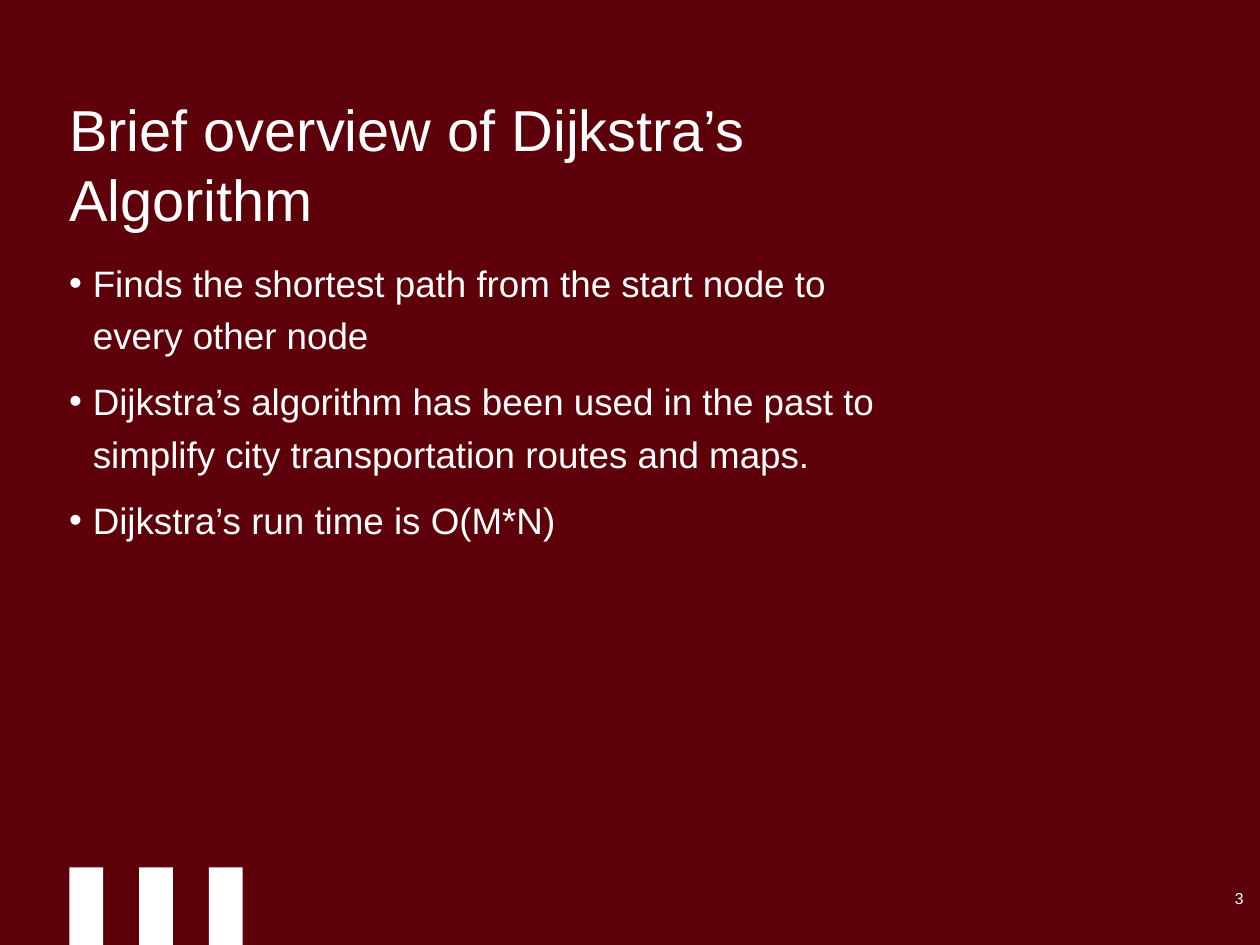
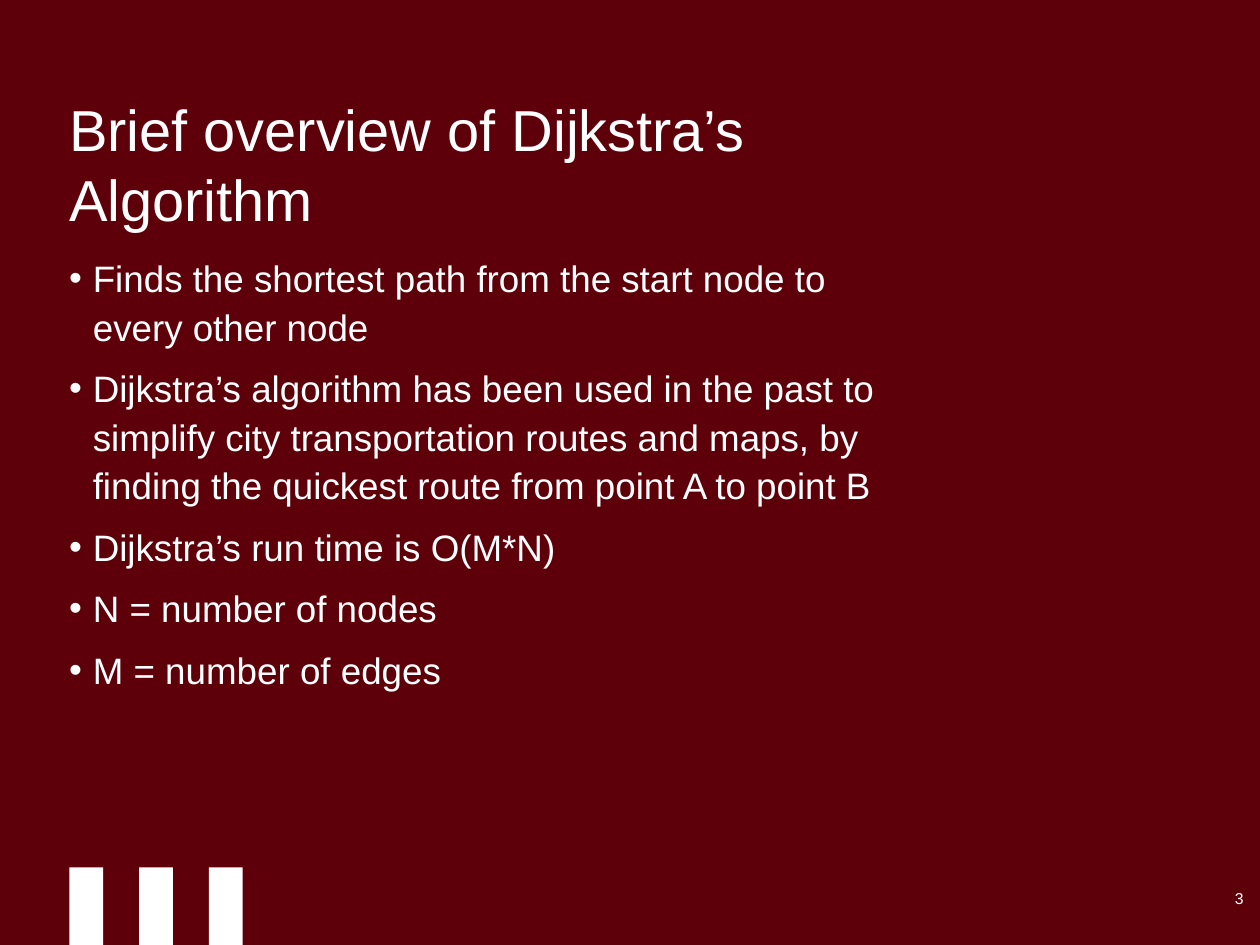
Before and after one commit to MarkRMahan/CSC-338-Group-Project, a slide deck: slide 3 of Parallelizing Dijkstras Algorithm.pptx. Drawn at 1260x945 pixels with LibreOffice and Linux fonts; fonts in the diff are those of the drawing; background and template pictures are left out. Boxes give left, top, right and bottom in pixels: in the first picture for what was removed or moved away, otherwise in the second. Text is boxed around its words. In the diff, an @@ line names an element or a change of style, - is before the commit and + after.

```diff
--- a/Parallelizing Dijkstras Algorithm.pptx
+++ b/Parallelizing Dijkstras Algorithm.pptx
@@ text at box(93, 265, 826, 568): line spacing 1.2 to 1.1 @@
@@ text at box(93, 375, 874, 506): text changed @@
-• Dijkstra’s algorithm has been used in the past to simplify city transportation routes and maps.
+• Dijkstra’s algorithm has been used in the past to simplify city transportation routes and maps, by finding the quickest route from point A to point B
@@ text at box(93, 595, 441, 691): paragraphs added @@
+• N = number of nodes
+• M = number of edges
```
Also in this commit, not shown: 5 other slides changed, 1 slide added.
